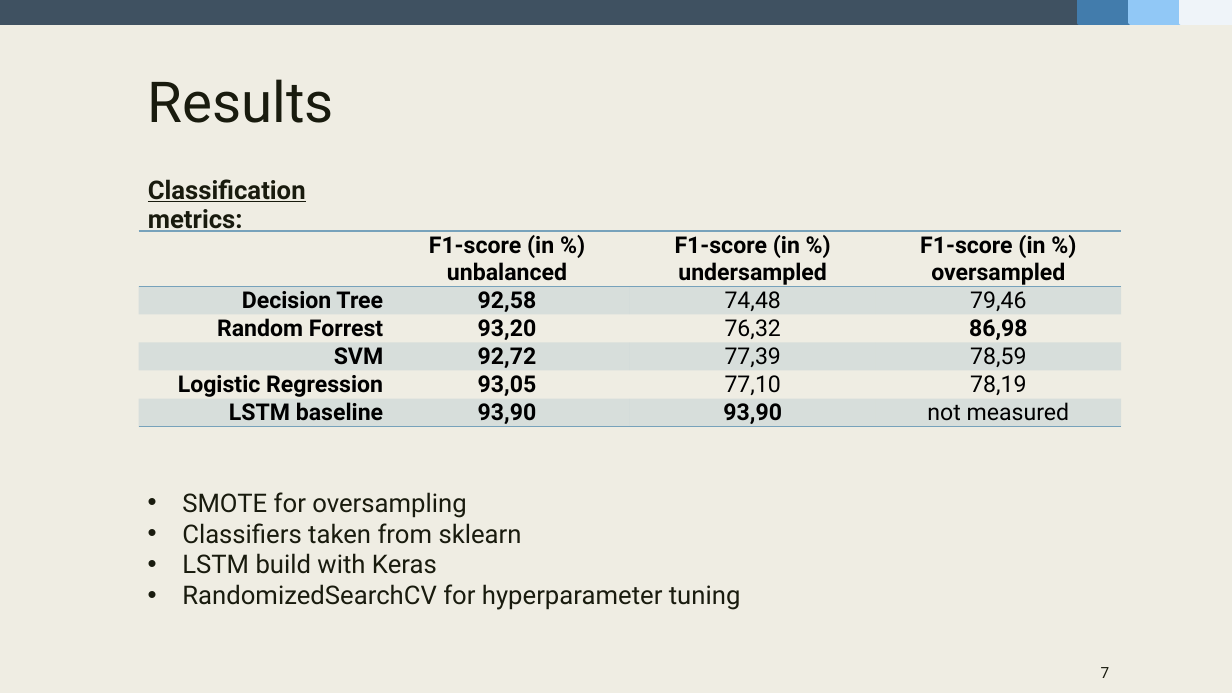
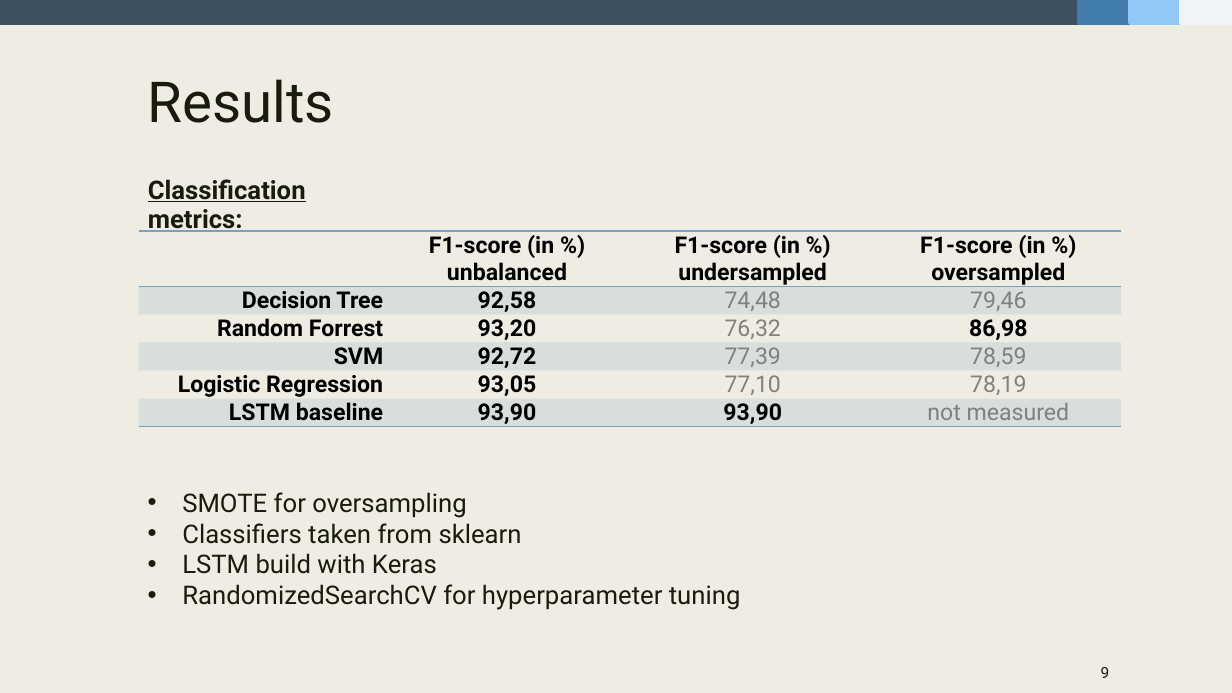
Before and after one commit to fidsusj/HateSpeechDetection, a slide deck: slide 9 of docs/presentation/presentation-slides.pptx (slide 7 before the commit). Drawn at 1232x693 pixels with LibreOffice and Linux fonts; fonts in the diff are those of the drawing. Boxes give left, top, right and bottom in pixels: in the first picture for what was removed or moved away, otherwise in the second. Text is boxed around its words. In the diff, an @@ line names an element or a change of style, - is before the commit and + after.

```diff
--- a/docs/presentation/presentation-slides.pptx
+++ b/docs/presentation/presentation-slides.pptx
@@ table at [139, 231, 1122, 431] @@
@@ text colour #000000 to #808080 in "74,48", "79,46", "76,32", "77,39" and 4 more places @@
@@ page number at [1101, 667, 1110, 678]: text changed @@
-7
+9
```
Also in this commit, not shown: 3 other slides changed, 3 slides added, 1 slide removed, 2 other files.
